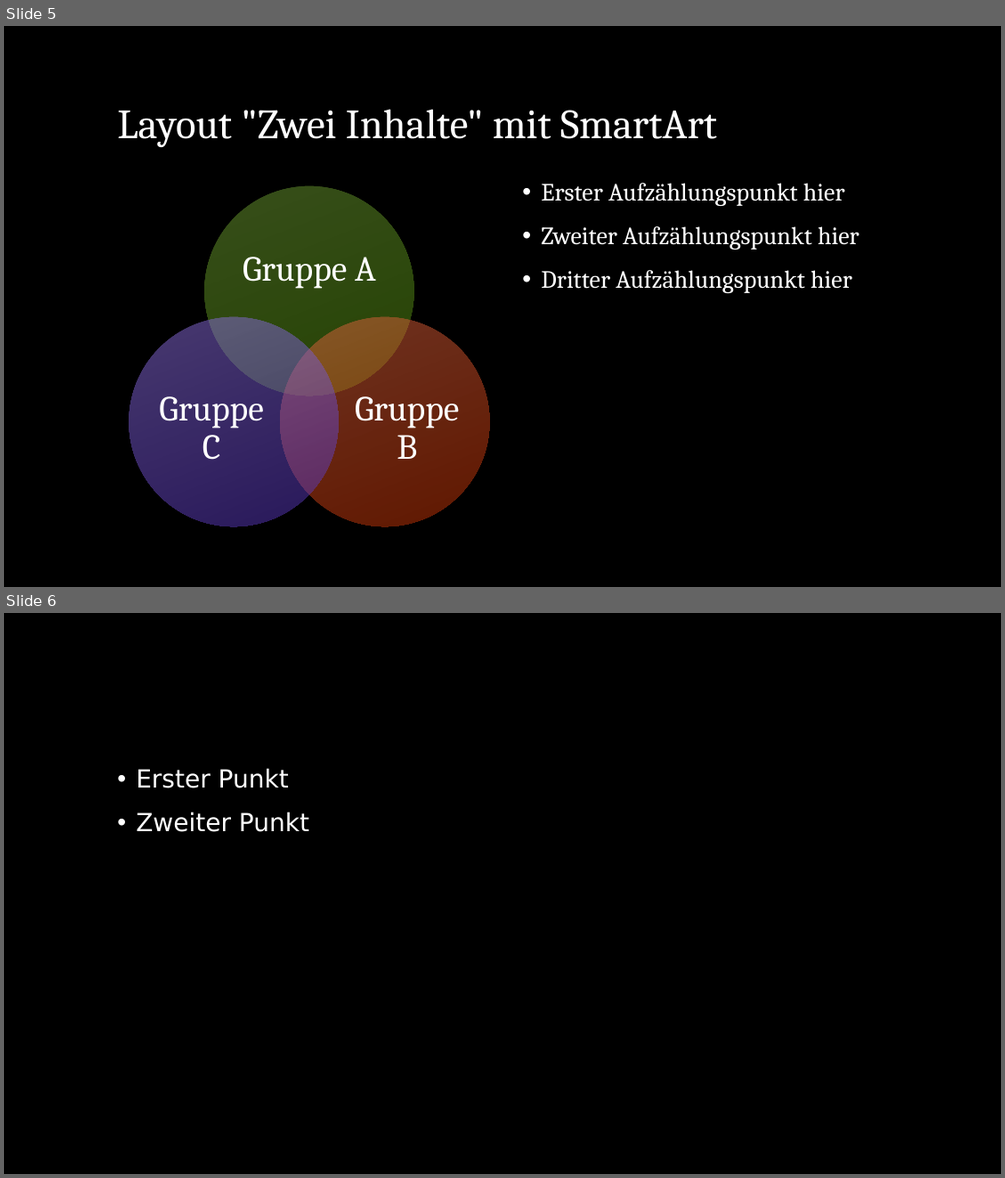
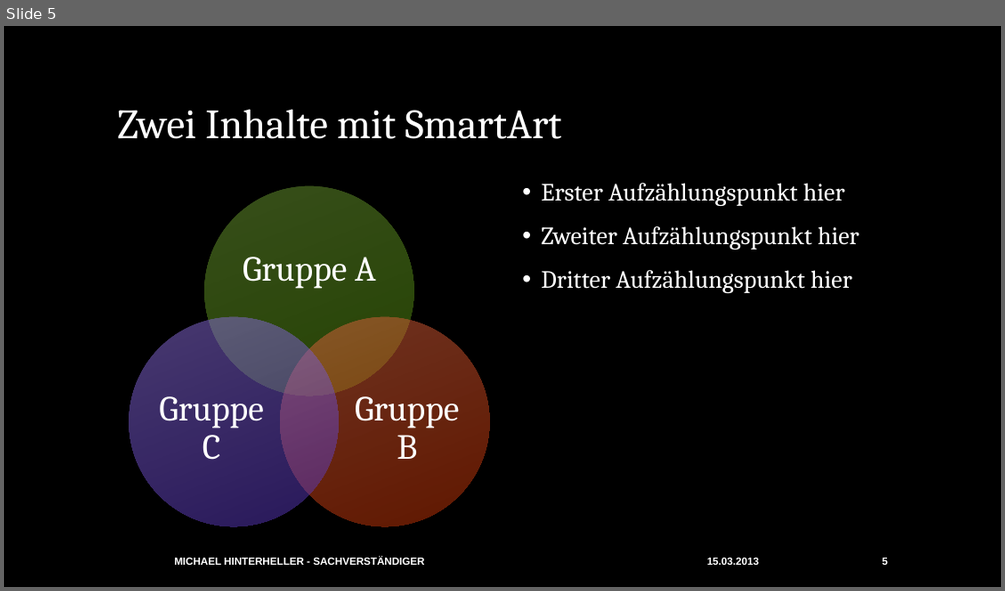
Before and after one commit to wlwwt/t3-hinterheller, a slide deck: _powerpoint/hinterheller.potx. Shown one above the other, each under a label of ours: slides 5 and 6 before the commit, slide 5 after it. The pictures are 1005x1178 and 1005x591 pixels, drawn with LibreOffice and Linux fonts; fonts in the diff are those of the drawing; background and template pictures are left out. Boxes give left, top, right and bottom in pixels: in the first picture for what was removed or moved away, otherwise in the second. Text is boxed around its words. In the diff, an @@ line names an element or a change of style, - is before the commit and + after.

```diff
--- a/_powerpoint/hinterheller.potx
+++ b/_powerpoint/hinterheller.potx
@@ slide 6 removed at (4, 613, 1001, 1174), background picture (left out) @@
@@ text removed at (136, 768, 309, 832) @@
-• Erster Punkt
-• Zweiter Punkt
@@ slide 5 changed as well @@
@@ title at (117, 109, 562, 139): text changed @@
-Layout "Zwei Inhalte" mit SmartArt
+Zwei Inhalte mit SmartArt
@@ text added at (174, 556, 424, 564), 10 pt, text #FFFFFF, bold @@
+MICHAEL HINTERHELLER - SACHVERSTÄNDIGER
@@ text added at (707, 557, 759, 564), 10 pt, text #FFFFFF, bold @@
+15.03.2013
@@ page number added at (882, 557, 887, 564), 10 pt, text #FFFFFF, bold @@
+5
```
Also in this commit, not shown: 4 other slides changed, 1 slide added, 1 other file.
